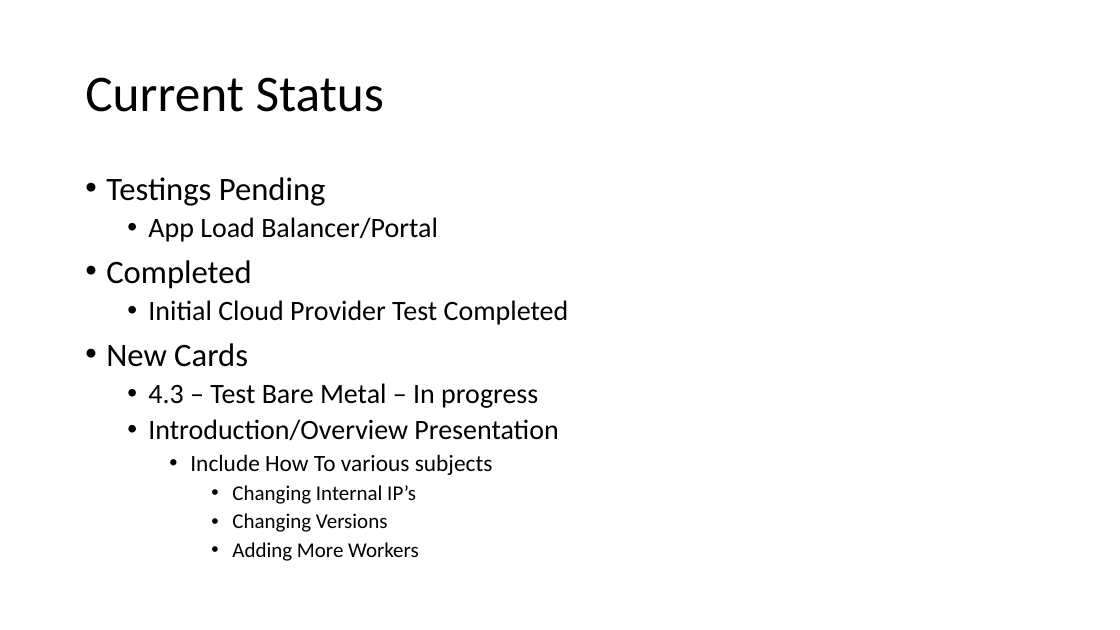
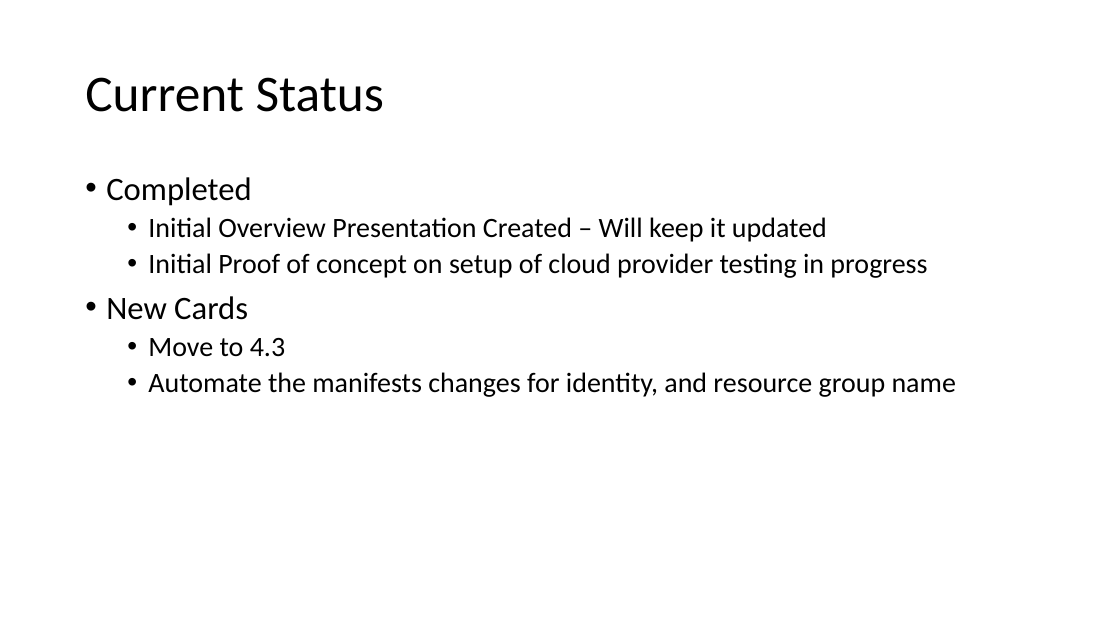
Before and after one commit to glennswest/ocpupi4azure, a slide deck: slide 33 of doc/azocpupidemo3.pptx (slide 8 before the commit). Drawn at 1120x630 pixels with LibreOffice and Linux fonts; fonts in the diff are those of the drawing. Boxes give left, top, right and bottom in pixels: in the first picture for what was removed or moved away, otherwise in the second. Text is boxed around its words. In the diff, an @@ line names an element or a change of style, - is before the commit and + after.

```diff
--- a/doc/azocpupidemo3.pptx
+++ b/doc/azocpupidemo3.pptx
@@ text at (x1=106, y1=177, x2=438, y2=242): paragraphs removed @@
-• Testings Pending
-  • App Load Balancer/Portal
@@ text at (x1=148, y1=217, x2=927, y2=278): text changed @@
-  • Initial Cloud Provider Test Completed
+  • Initial Overview Presentation Created – Will keep it updated
+  • Initial Proof of concept on setup of cloud provider testing in progress
@@ text at (x1=148, y1=338, x2=956, y2=397): text changed @@
-  • 4.3 – Test Bare Metal – In progress
-  • Introduction/Overview Presentation
-    • Include How To various subjects
-      • Changing Internal IP’s
-      • Changing Versions
-      • Adding More Workers
+  • Move to 4.3
+  • Automate the manifests changes for identity, and resource group name
```
Also in this commit, not shown: 4 other slides changed, 26 slides added, 1 slide removed, 2 other files.
